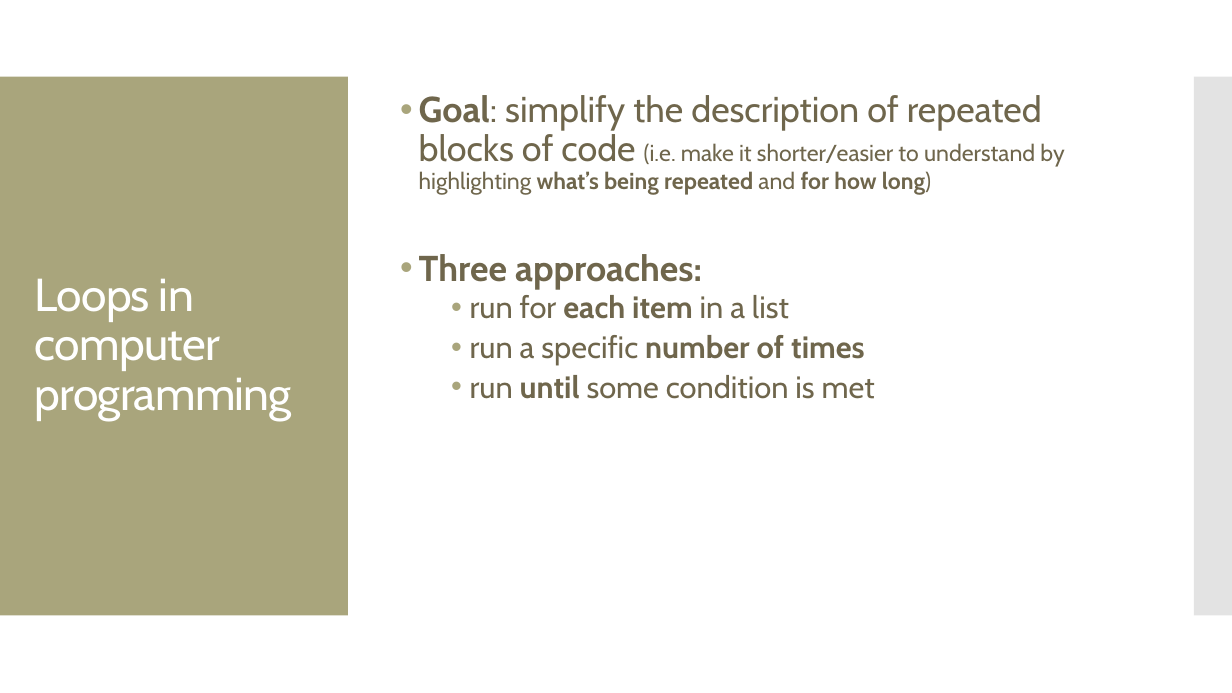
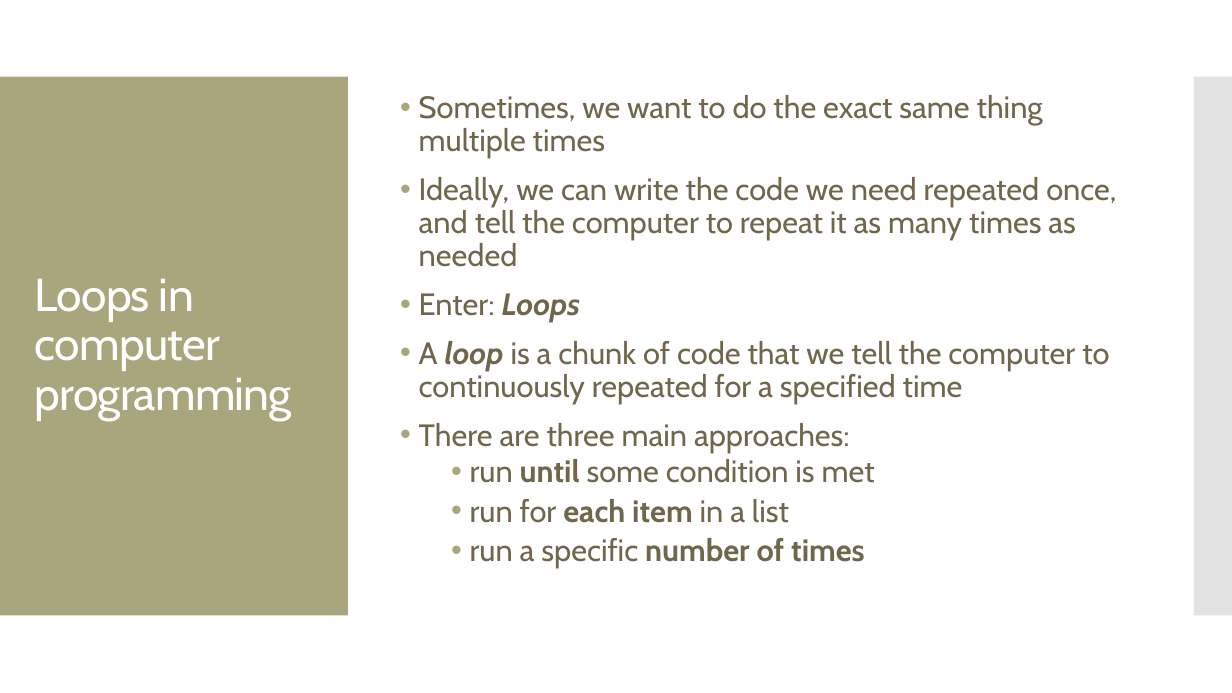
Before and after one commit to amosca01/CAIS117-S24, a slide deck: slide 7 of slides/16-while-loops.pptx (slide 4 before the commit). Drawn at 1232x693 pixels with LibreOffice and Linux fonts; fonts in the diff are those of the drawing. Boxes give left, top, right and bottom in pixels: in the first picture for what was removed or moved away, otherwise in the second. Text is boxed around its words. In the diff, an @@ line names an element or a change of style, - is before the commit and + after.

```diff
--- a/slides/16-while-loops.pptx
+++ b/slides/16-while-loops.pptx
@@ text at (419, 95, 1116, 483): text changed; size 18 to 24 pt @@
-• Goal: simplify the description of repeated blocks of code (i.e. make it shorter/easier to understand by highlighting what’s being repeated and for how long)
-• Three approaches:
+• Sometimes, we want to do the exact same thing multiple times
+• Ideally, we can write the code we need repeated once, and tell the computer to repeat it as many times as needed
+• Enter: Loops
+• A loop is a chunk of code that we tell the computer to continuously repeated for a specified time
+• There are three main approaches:
+  • run until some condition is met
@@ text at (470, 375, 875, 399): paragraph removed @@
-  • run until some condition is met
```
Also in this commit, not shown: 4 other slides changed, 31 slides added, 15 slides removed, 15 other files.
